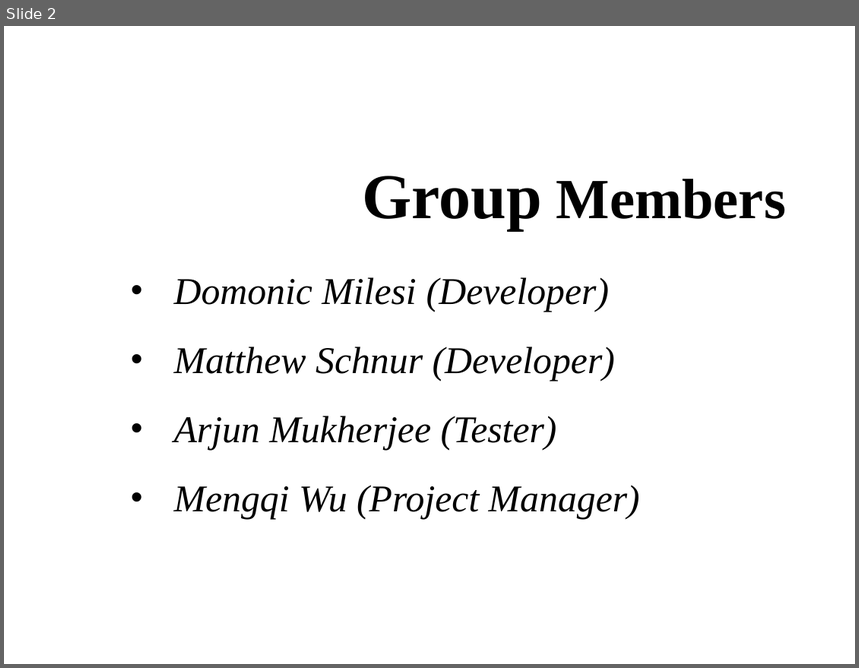
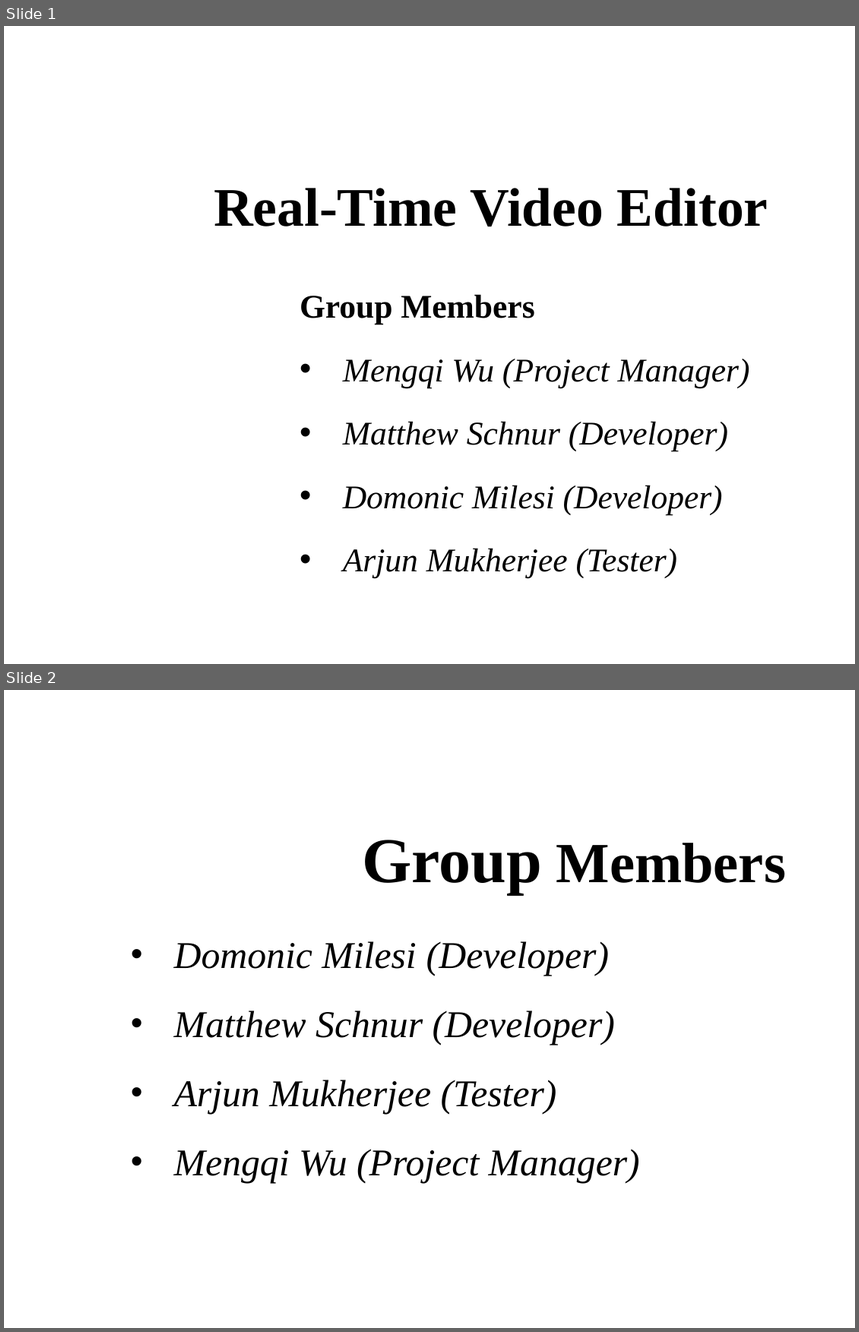
Before and after one commit to childeqi/RTVE, a slide deck: cs1530.pptx. Shown one above the other, each under a label of ours: slide 2 before the commit, slides 1 and 2 after it. The pictures are 859x668 and 859x1332 pixels, drawn with LibreOffice and Linux fonts; fonts in the diff are those of the drawing; background and template pictures are left out. Boxes give left, top, right and bottom in pixels: in the first picture for what was removed or moved away, otherwise in the second. Text is boxed around its words. In the diff, an @@ line names an element or a change of style, - is before the commit and + after.

```diff
--- a/cs1530.pptx
+++ b/cs1530.pptx
@@ slide 1 added at box(4, 26, 855, 664), background picture (left out) @@
@@ title added at box(214, 188, 769, 227), 46 pt, text #000000, bold @@
+Real-Time Video Editor
@@ text added at box(300, 294, 750, 579), 28 pt, text #000000, italic @@
+Group Members
+• Mengqi Wu (Project Manager)
+• Matthew Schnur (Developer)
+• Domonic Milesi (Developer)
+• Arjun Mukherjee (Tester)
```
Also in this commit, not shown: 3 other slides added, 1 slide removed.
